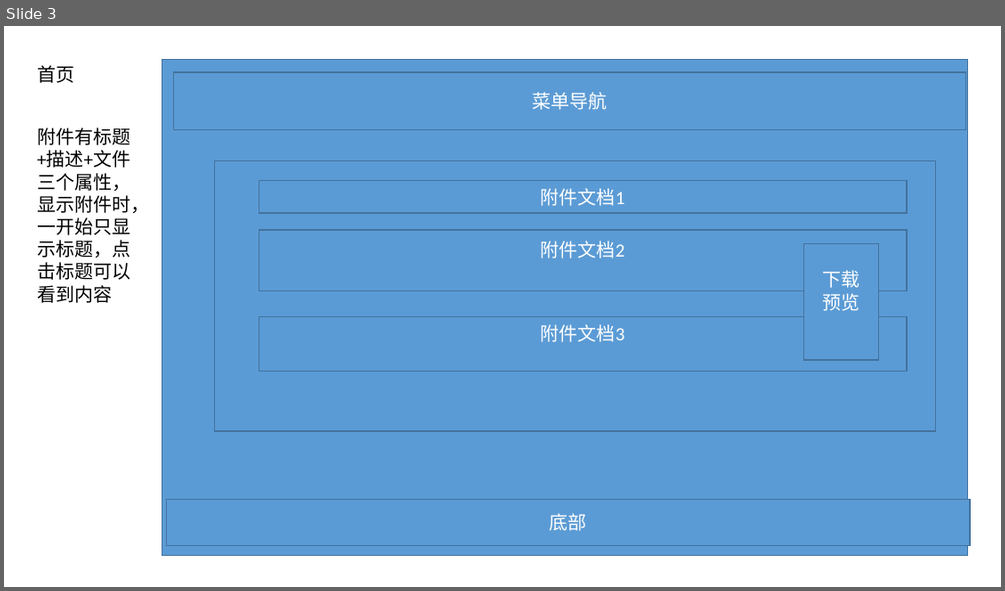
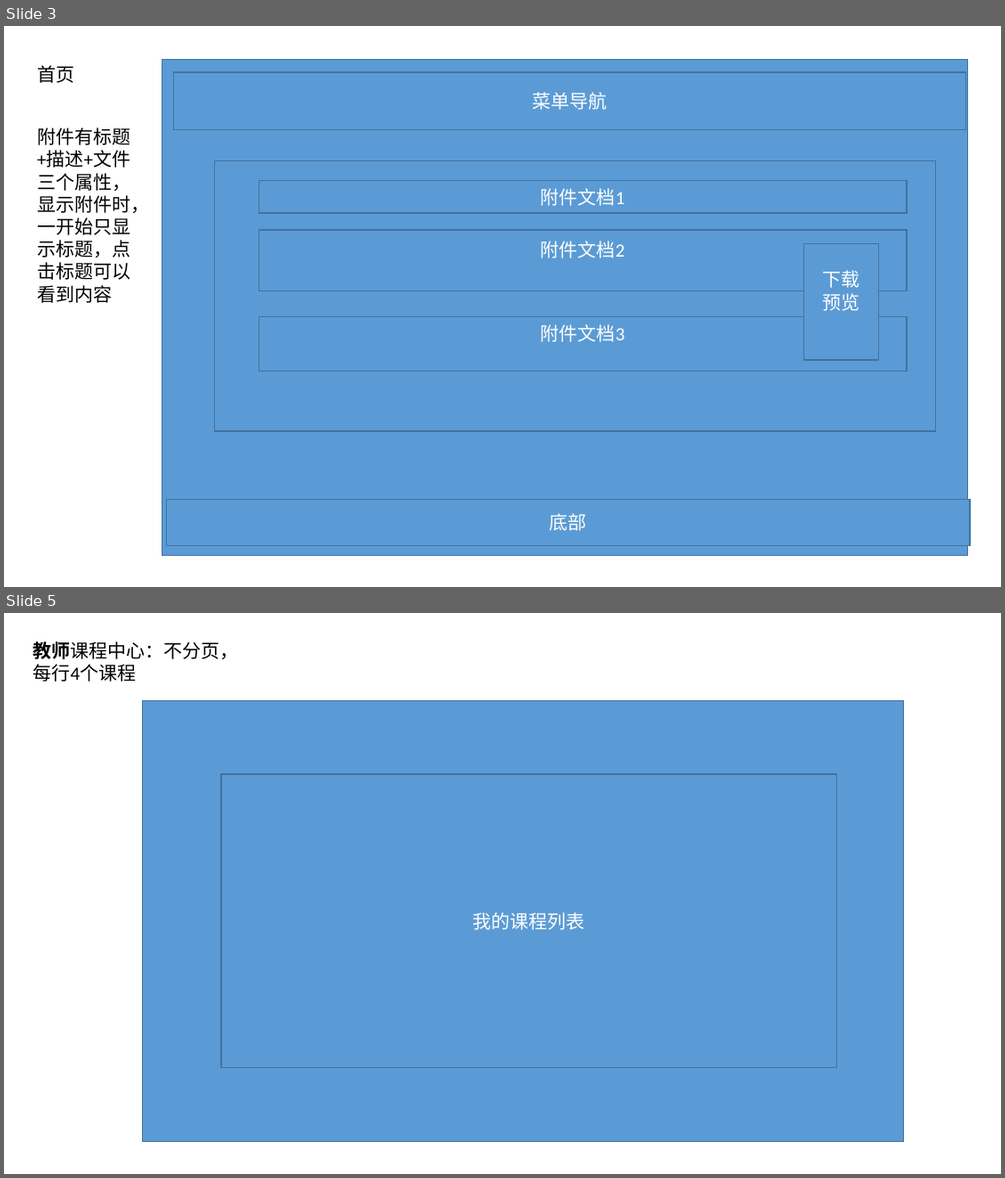
Before and after one commit to wangyaochong/TeachingPlatform, a slide deck: 毕业设计文档/开发文档/界面设计.pptx. Shown one above the other, each under a label of ours: slide 3 before the commit, slides 3 and 5 after it; the slides between them are not shown. The pictures are 1005x591 and 1005x1178 pixels, drawn with LibreOffice and Linux fonts; fonts in the diff are those of the drawing. Boxes give left, top, right and bottom in pixels: in the first picture for what was removed or moved away, otherwise in the second. Text is boxed around its words. In the diff, an @@ line names an element or a change of style, - is before the commit and + after.

Commit message:
完成教师的课程管理部分

```diff
--- a/毕业设计文档/开发文档/界面设计.pptx
+++ b/毕业设计文档/开发文档/界面设计.pptx
@@ slide 5 added at <box>4,613,1001,1174</box>, background #FFFFFF @@
@@ text added at <box>33,641,239,682</box>, 18 pt, text #000000 @@
+教师课程中心：不分页，每行4个课程
@@ rectangle added at <box>142,700,903,1141</box>, fill #5B9BD5, outline #43739E 1 pt @@
@@ rectangle added at <box>221,774,837,1068</box>, fill #5B9BD5, outline #43739E 1 pt, 18 pt, text #FFFFFF @@
+我的课程列表
```
Also in this commit, not shown: 2 other slides added, 1 slide removed, 41 other files.
